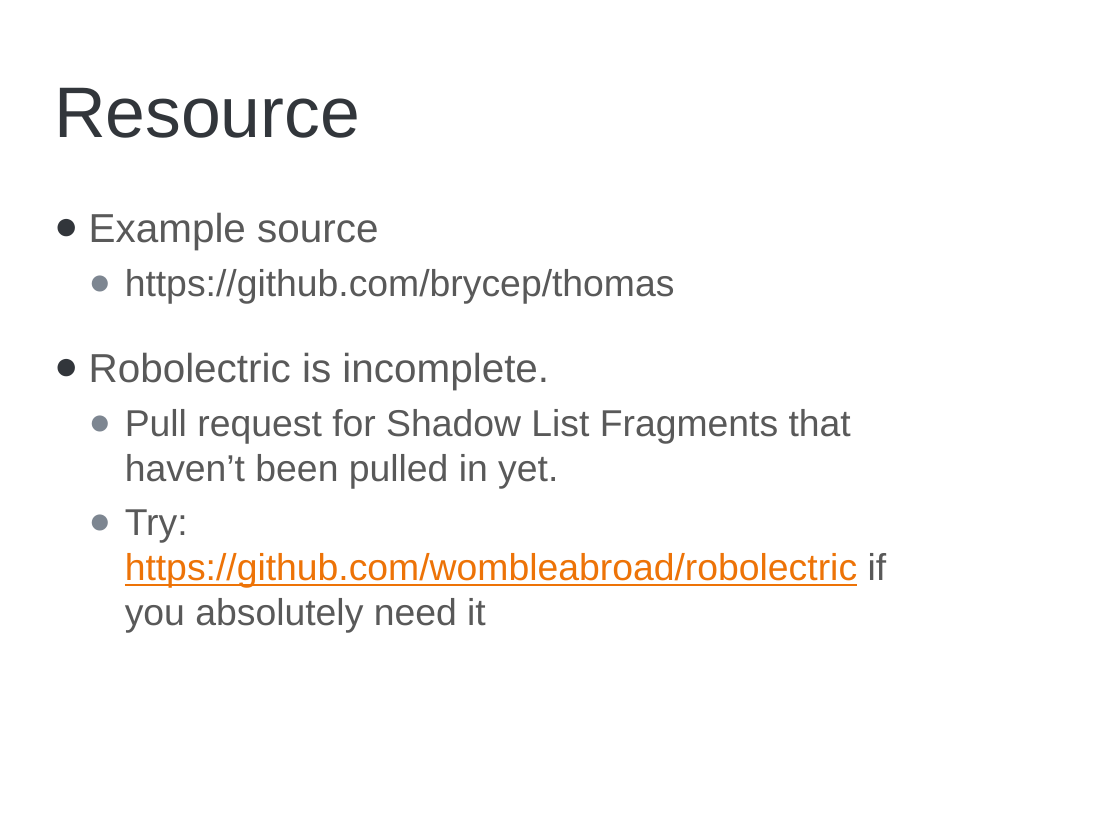
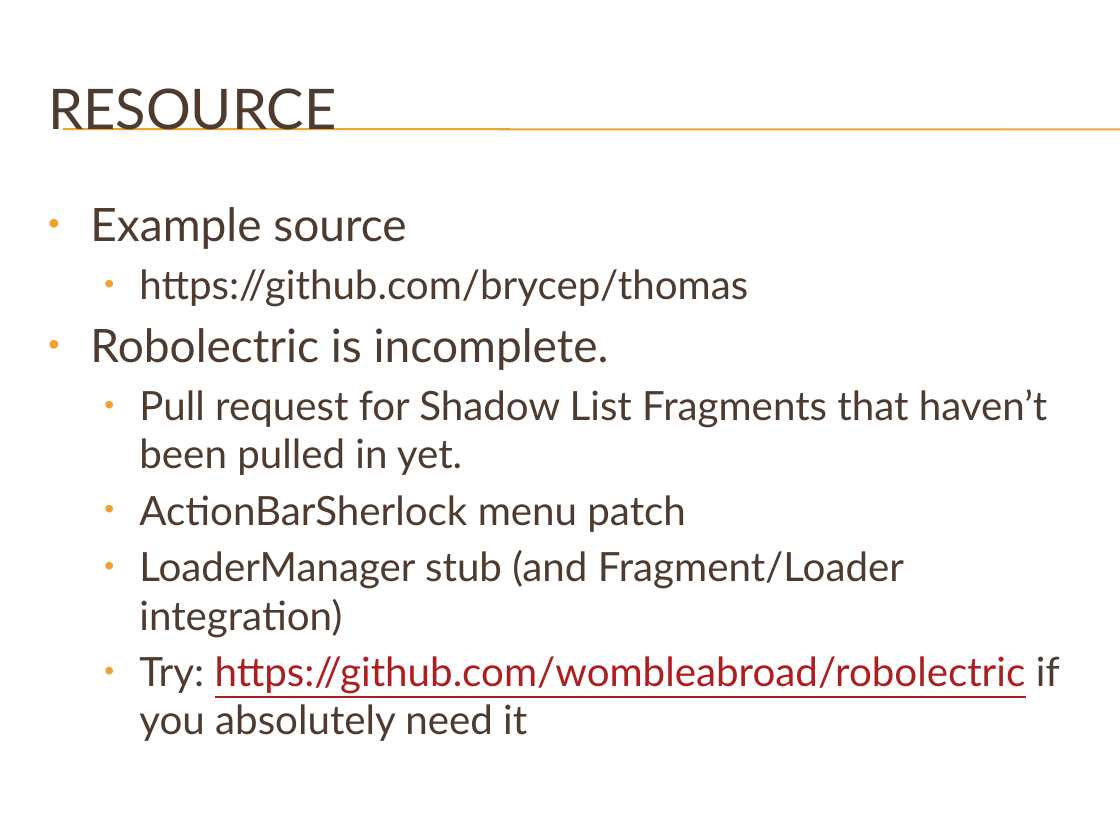
Before and after one commit to brycep/thomas, a slide deck: slide 13 of thomas-android/src/main/presentations/Unit Testing.pptx (slide 11 before the commit). Drawn at 1120x840 pixels with LibreOffice and Linux fonts; fonts in the diff are those of the drawing; background and template pictures are left out. Boxes give left, top, right and bottom in pixels: in the first picture for what was removed or moved away, otherwise in the second. Text is boxed around its words. In the diff, an @@ line names an element or a change of style, - is before the commit and + after.

Commit message:
Updated presentation theme and content. Should be more or less final at this point.

```diff
--- a/thomas-android/src/main/presentations/Unit Testing.pptx
+++ b/thomas-android/src/main/presentations/Unit Testing.pptx
@@ title at box(48, 88, 336, 130): text changed; size 46 to 36 pt; font Arial to Lato; text colour #32363B to #4E3B30 @@
-Resource
+RESOURCE
@@ line added from (63, 129) to (1120, 129), #F0A22E 0.75 pt @@
@@ line added from (63, 130) to (1120, 130), #F0A22E 0.75 pt @@
@@ text at box(90, 207, 1060, 741): size 26 to 29.6 pt in "Example source", "Robolectric is incomplete."; font Arial to Lato, text colour #595959 to #4E3B30 in "Example source", "https://github.com/brycep/thomas", "Robolectric is incomplete.", "Pull request for Shadow List Fragments that ..." and 1 more places; size 24 to 25.9 pt in "https://github.com/brycep/thomas", "Pull request for Shadow List Fragments that ...", "Try: https://github.com/wombleabroad/robolectric if you abso ..."; text colour #ED7307 to #AD1F1F in "https://github.com/wombleabroad/robolectric"; bullet ● to •; less space between paragraphs; bullet colour #32363B to #F0A22E; bullet colour #7D8691 to #F0A22E @@
@@ text at box(139, 495, 904, 637): paragraphs added @@
+  • ActionBarSherlock menu patch
+  • LoaderManager stub (and Fragment/Loader integration)
```
Also in this commit, not shown: 8 other slides changed, 5 slides added, 3 slides removed.
